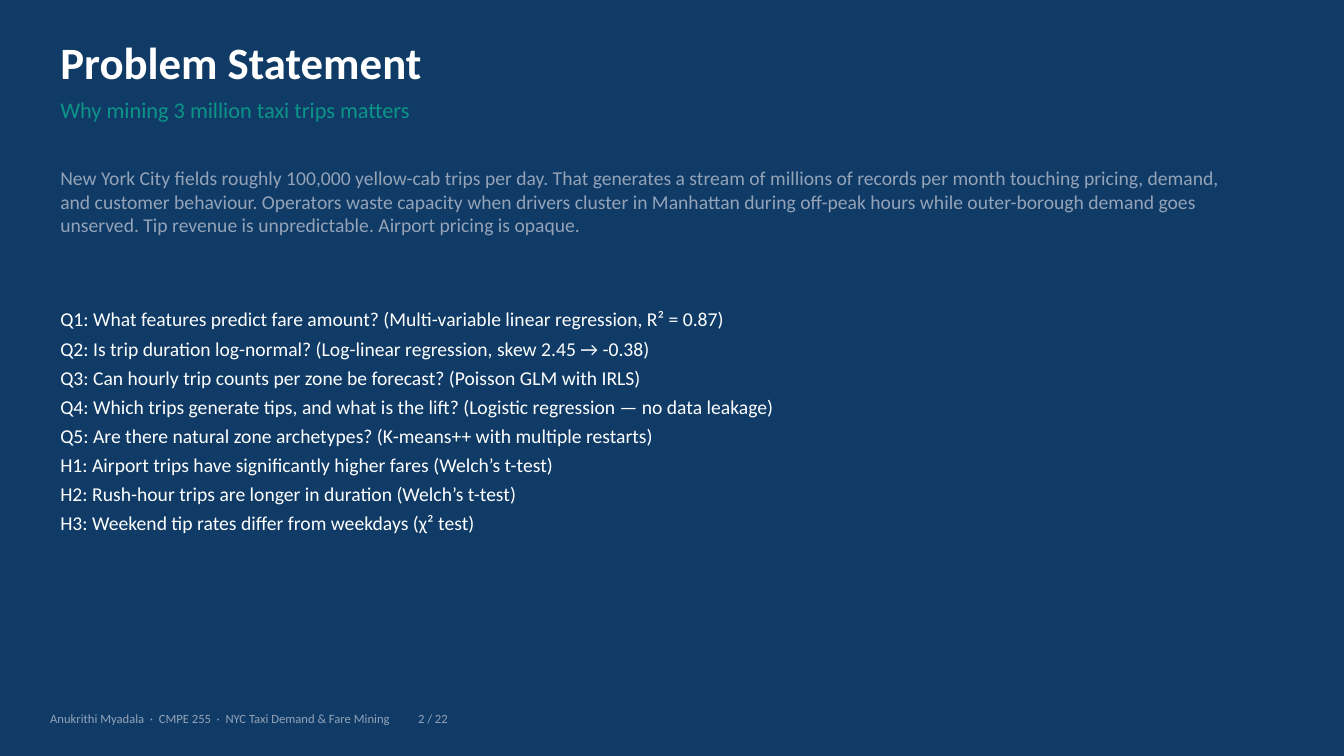
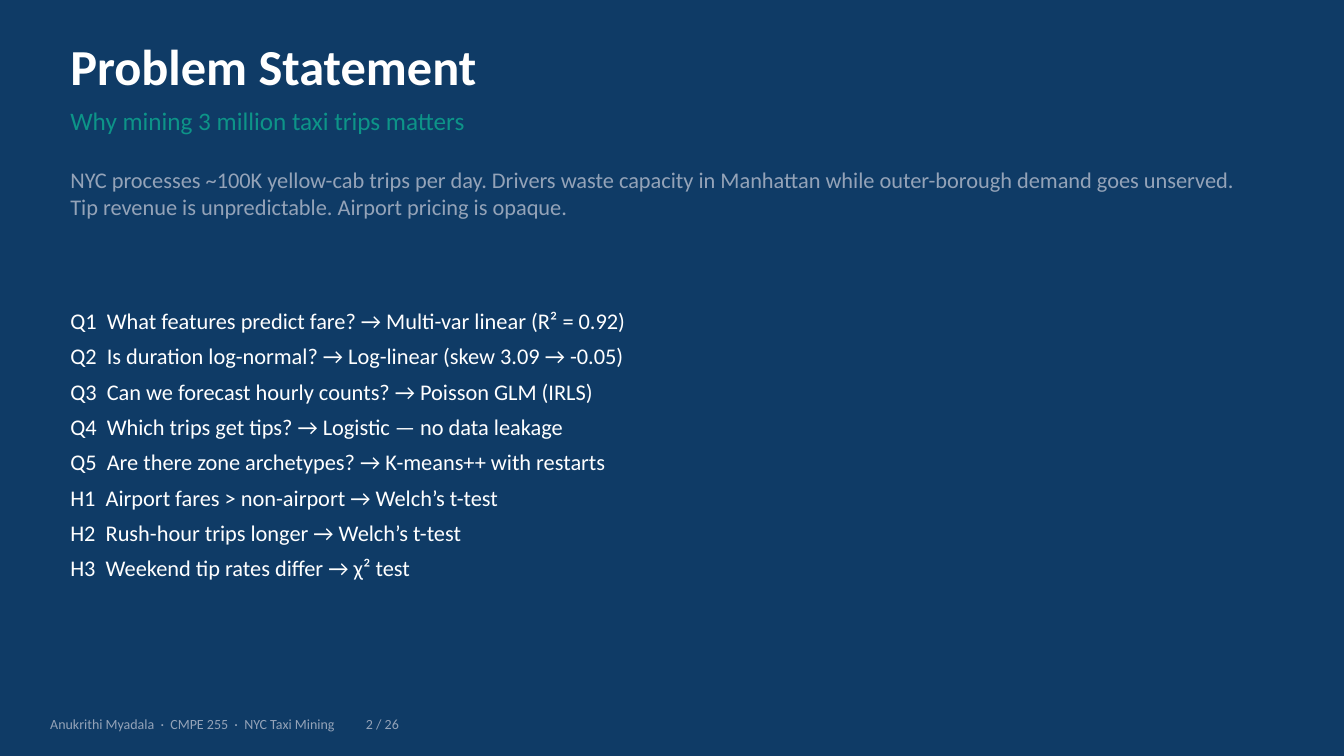
Before and after one commit to anu-myadala/255finalprojectanu, a slide deck: slide 2 of Taxi_Project_Presentation.pptx. Drawn at 1344x756 pixels with LibreOffice and Linux fonts; fonts in the diff are those of the drawing. Boxes give left, top, right and bottom in pixels: in the first picture for what was removed or moved away, otherwise in the second. Text is boxed around its words. In the diff, an @@ line names an element or a change of style, - is before the commit and + after.

```diff
--- a/Taxi_Project_Presentation.pptx
+++ b/Taxi_Project_Presentation.pptx
@@ text "Problem Statement": place and size @@
-text "Problem Statement" at box(60, 47, 422, 80)
+text "Problem Statement" at box(70, 49, 477, 86)
@@ text "Problem Statement" at box(70, 49, 477, 86): size 32 to 36 pt @@
@@ text "Why mining 3 million taxi ...": place and size @@
-text "Why mining 3 million taxi ..." at box(60, 102, 409, 122)
+text "Why mining 3 million taxi ..." at box(70, 112, 464, 134)
@@ text "Why mining 3 million taxi ..." at box(70, 112, 464, 134): size 16 to 18 pt @@
@@ text at box(70, 172, 1234, 219): text changed; size 14 to 16 pt @@
-New York City fields roughly 100,000 yellow-cab trips per day. That generates a stream of millions of records per month touching pricing, demand, and customer behaviour. Operators waste capacity when drivers cluster in Manhattan during off-peak hours while outer-borough demand goes unserved. Tip revenue is unpredictable. Airport pricing is opaque.
+NYC processes ~100K yellow-cab trips per day. Drivers waste capacity in Manhattan while outer-borough demand goes unserved. Tip revenue is unpredictable. Airport pricing is opaque.
@@ text at box(70, 311, 625, 580): text changed; size 14 to 16 pt @@
-Q1: What features predict fare amount? (Multi-variable linear regression, R² = 0.87)
-Q2: Is trip duration log-normal? (Log-linear regression, skew 2.45 → -0.38)
-Q3: Can hourly trip counts per zone be forecast? (Poisson GLM with IRLS)
-Q4: Which trips generate tips, and what is the lift? (Logistic regression — no data leakage)
-Q5: Are there natural zone archetypes? (K-means++ with multiple restarts)
-H1: Airport trips have significantly higher fares (Welch’s t-test)
-H2: Rush-hour trips are longer in duration (Welch’s t-test)
-H3: Weekend tip rates differ from weekdays (χ² test)
+Q1 What features predict fare? → Multi-var linear (R² = 0.92)
+Q2 Is duration log-normal? → Log-linear (skew 3.09 → -0.05)
+Q3 Can we forecast hourly counts? → Poisson GLM (IRLS)
+Q4 Which trips get tips? → Logistic — no data leakage
+Q5 Are there zone archetypes? → K-means++ with restarts
+H1 Airport fares > non-airport → Welch’s t-test
+H2 Rush-hour trips longer → Welch’s t-test
+H3 Weekend tip rates differ → χ² test
@@ text at box(50, 719, 399, 732): text changed; size 9 to 10 pt @@
-Anukrithi Myadala · CMPE 255 · NYC Taxi Demand & Fare Mining 2 / 22
+Anukrithi Myadala · CMPE 255 · NYC Taxi Mining 2 / 26
```
Also in this commit, not shown: 18 other slides changed, 7 slides added, 3 slides removed, 3 other files.
